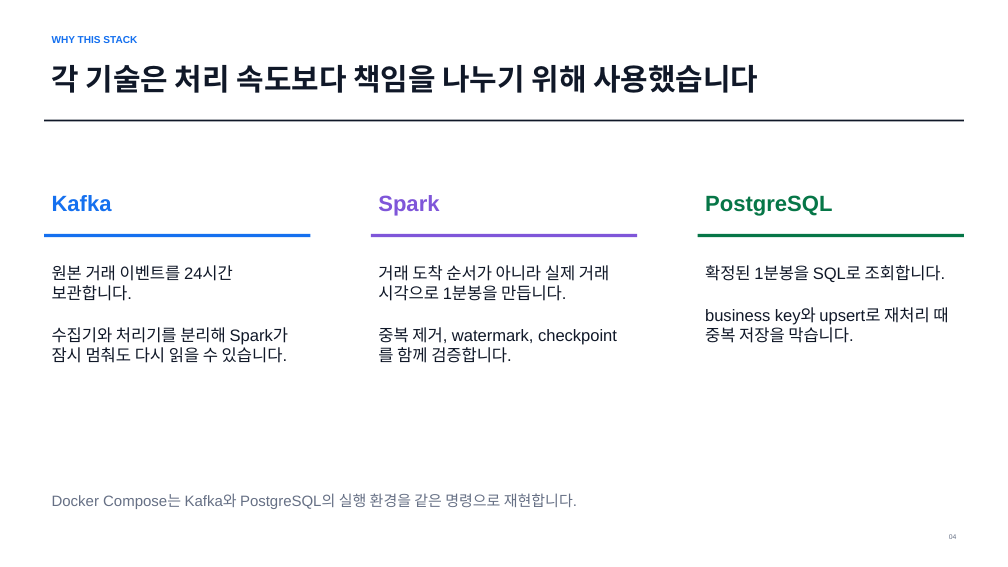
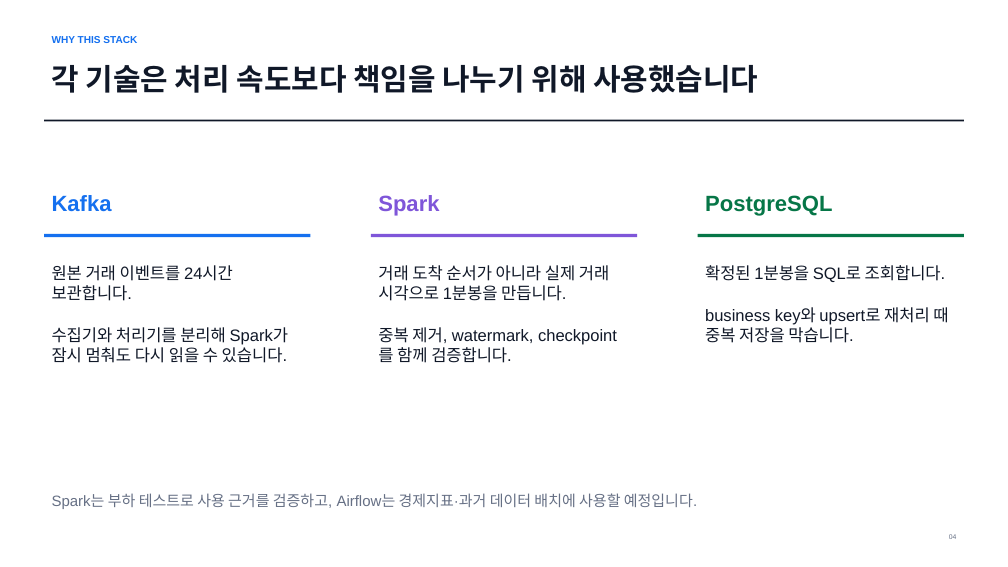
Before and after one commit to hjh6709/us-market-intelligence-pipeline, a slide deck: slide 4 of docs/presentation/us-market-pipeline-assignment.pptx. Drawn at 1008x567 pixels with LibreOffice and Linux fonts; fonts in the diff are those of the drawing. Boxes give left, top, right and bottom in pixels: in the first picture for what was removed or moved away, otherwise in the second. Text is boxed around its words. In the diff, an @@ line names an element or a change of style, - is before the commit and + after.

```diff
--- a/docs/presentation/us-market-pipeline-assignment.pptx
+++ b/docs/presentation/us-market-pipeline-assignment.pptx
@@ text at (x1=52, y1=493, x2=697, y2=509): text changed @@
-Docker Compose는 Kafka와 PostgreSQL의 실행 환경을 같은 명령으로 재현합니다.
+Spark는 부하 테스트로 사용 근거를 검증하고, Airflow는 경제지표·과거 데이터 배치에 사용할 예정입니다.
```
Also in this commit, not shown: 5 other slides changed, 45 other files.
